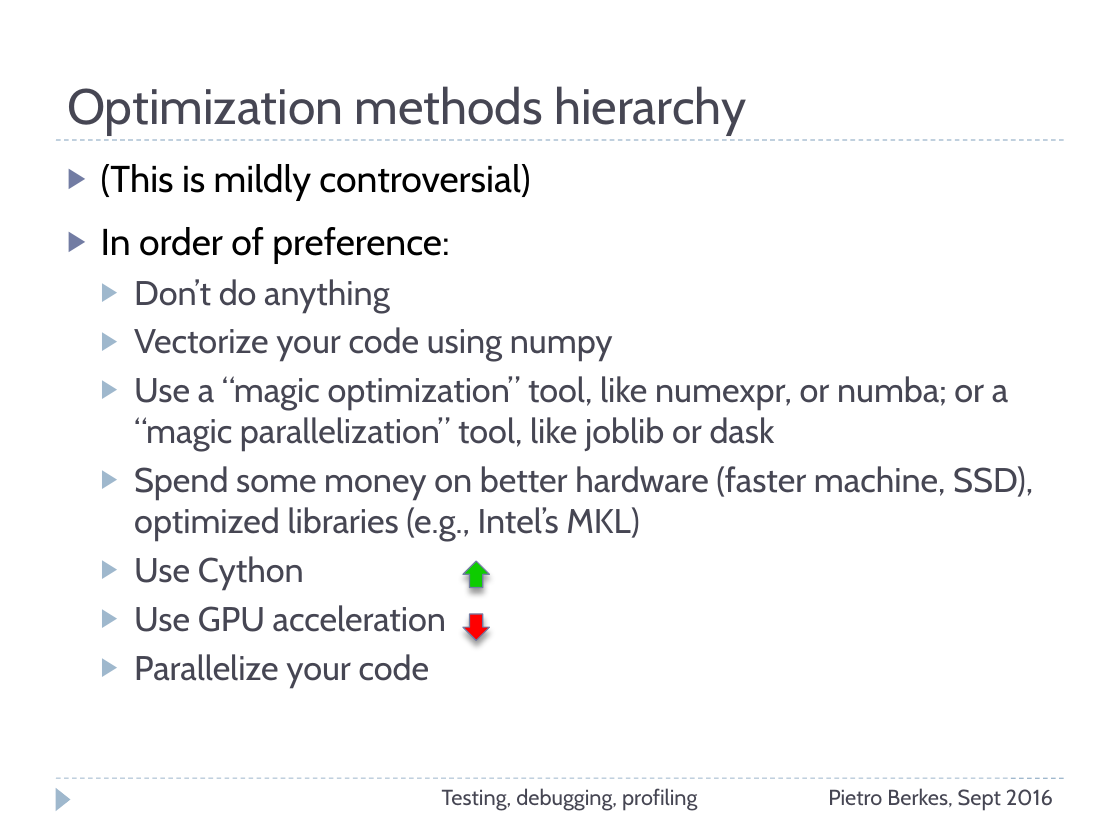
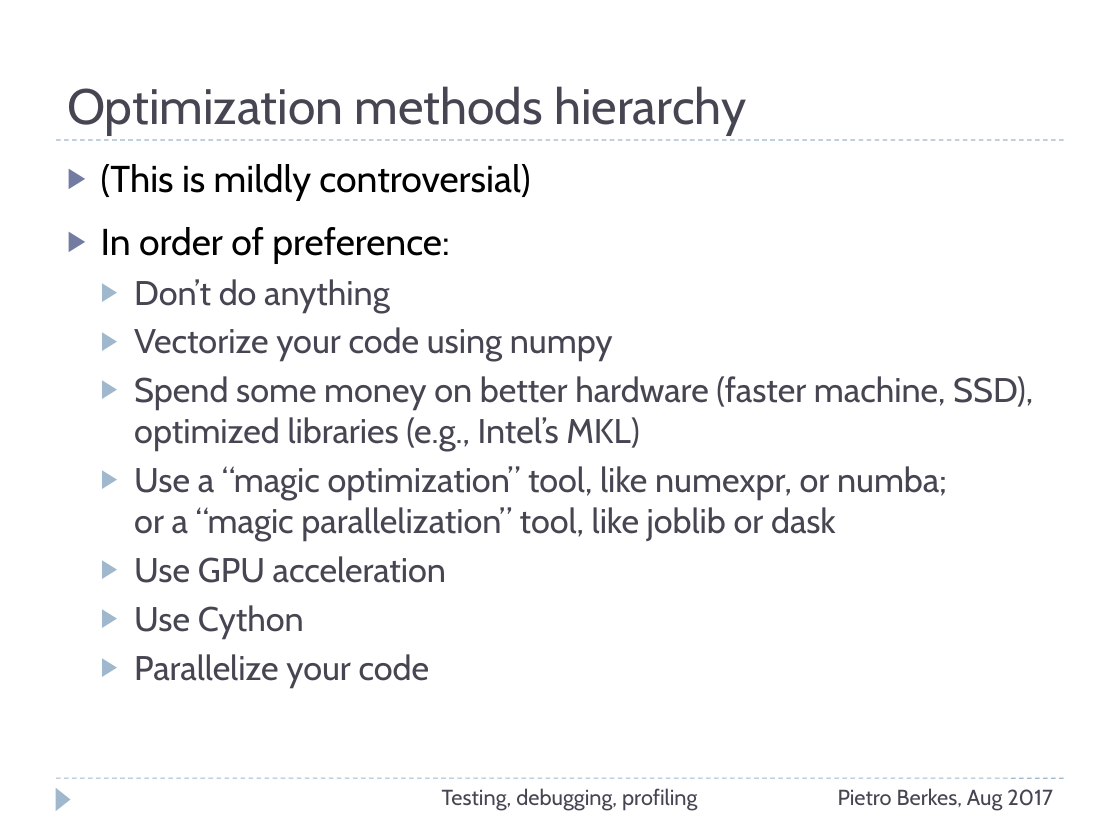
Before and after one commit to ASPP/testing_debugging_profiling, a slide deck: slide 56 of testing-debugging-profiling.pptx (slide 55 before the commit). Drawn at 1120x840 pixels with LibreOffice and Linux fonts; fonts in the diff are those of the drawing. Boxes give left, top, right and bottom in pixels: in the first picture for what was removed or moved away, otherwise in the second. Text is boxed around its words. In the diff, an @@ line names an element or a change of style, - is before the commit and + after.

```diff
--- a/testing-debugging-profiling.pptx
+++ b/testing-debugging-profiling.pptx
@@ text at box(134, 376, 1033, 452): paragraph added @@
+  ▶ Spend some money on better hardware (faster machine, SSD), optimized libraries (e.g., Intel’s MKL)
@@ text at box(134, 556, 446, 583): text changed @@
-  ▶ Spend some money on better hardware (faster machine, SSD), optimized libraries (e.g., Intel’s MKL)
+  ▶ Use GPU acceleration
@@ up arrow removed at box(463, 561, 489, 588) @@
@@ text at box(134, 605, 446, 632): paragraph removed @@
-  ▶ Use GPU acceleration
@@ up arrow removed at box(463, 614, 489, 641) @@
@@ text at box(838, 788, 1053, 811): text changed @@
-Pietro Berkes, Sept 2016
+Pietro Berkes, Aug 2017
```
Also in this commit, not shown: 79 other slides changed, 2 slides added, 1 slide removed, 1 other file.
